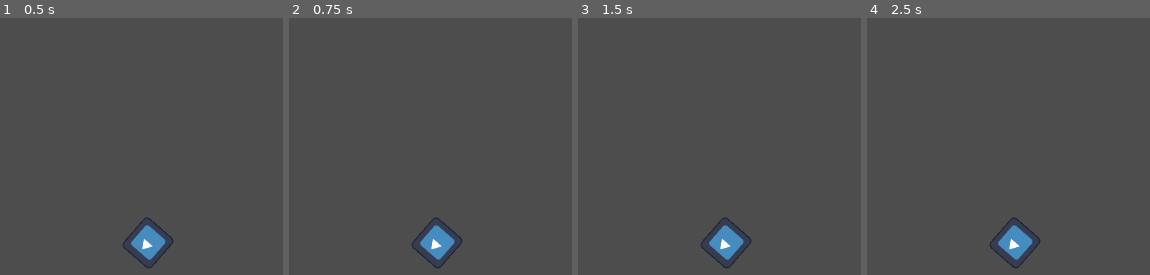
Above: before the commit, frames 1-4 (left to right).
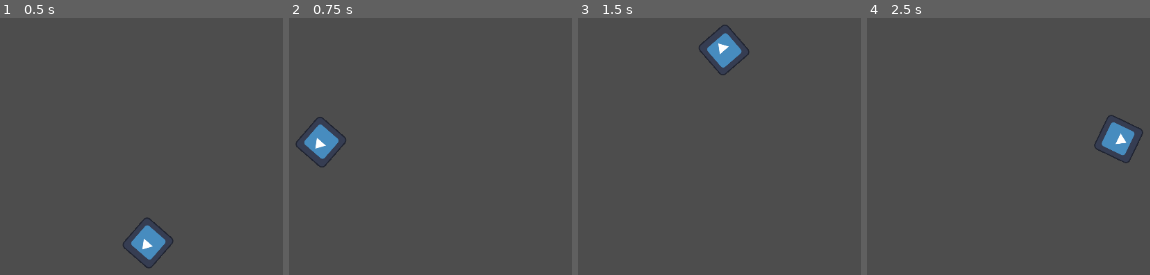
Above: after the commit, the same moments.

Repository: taylorbrook/polyrhythmia
Game: Godot game, scene res://levels/tutorial.tscn
Same seed, same stepped clock (60 frames per second), same inputs: the game is played once before the commit and once after it. The engine's default icon, where the game draws it, is replaced by a stand-in: a white triangle on a blue panel in a dark square.
Inputs:
- Up to frame 1 (0.5 s): no input
- Up to frame 2 (0.75 s): tap Enter at 0.5 s; tap D (button1) at 0.6 s
- Up to frame 3 (1.5 s): tap Space at 1.25 s; tap D (button1) at 1.35 s
- Up to frame 4 (2.5 s): tap Enter at 2 s; tap J (button2) at 2.1 s; tap D (button1) at 2.3 s

Frame 1 is identical in both runs. In frame 2, 2.6% of the frame differs, in the area x 2-62%, y 38-98%; in frame 3, 2.6%; in frame 4, 2.6%.
Error before the commit: Parse Error: Expected indented block after function declaration. (res://scripts/right_patch_follow.gd:10)

Commit message:
added my example and added code for your path follow.

Diff:
--- /dev/null
+++ b/rhythms/four.tscn
@@ -0,0 +1,204 @@
+[gd_scene load_steps=7 format=3 uid="uid://clwuud8tkwo1y"]
+
+[ext_resource type="Script" path="res://scripts/Rhythm.gd" id="1_egyi7"]
+[ext_resource type="AudioStream" uid="uid://bfidgyt6htg7r" path="res://audio/temp/polyrhythm_game_note1.wav" id="2_mral2"]
+
+[sub_resource type="StyleBoxFlat" id="StyleBoxFlat_bpejc"]
+border_width_left = 5
+border_width_top = 5
+border_width_right = 5
+border_width_bottom = 5
+corner_radius_top_left = 100
+corner_radius_top_right = 100
+corner_radius_bottom_right = 100
+corner_radius_bottom_left = 100
+
+[sub_resource type="StyleBoxFlat" id="StyleBoxFlat_r3lrl"]
+border_width_left = 1
+border_width_top = 1
+border_width_right = 1
+border_width_bottom = 1
+border_color = Color(0, 0, 0, 1)
+
+[sub_resource type="StyleBoxFlat" id="StyleBoxFlat_k182n"]
+bg_color = Color(0, 0, 0, 1)
+corner_radius_top_left = 50
+corner_radius_top_right = 50
+corner_radius_bottom_right = 50
+corner_radius_bottom_left = 50
+
+[sub_resource type="StyleBoxFlat" id="StyleBoxFlat_qf124"]
+bg_color = Color(0, 0, 0, 0.478431)
+border_width_left = 3
+border_width_top = 3
+border_width_right = 3
+border_width_bottom = 3
+border_color = Color(0, 0, 0, 1)
+
+[node name="Control" type="Control"]
+layout_mode = 3
+anchors_preset = 15
+anchor_right = 1.0
+anchor_bottom = 1.0
+grow_horizontal = 2
+grow_vertical = 2
+script = ExtResource("1_egyi7")
+
+[node name="RhythmCircle" type="Panel" parent="."]
+layout_mode = 1
+anchors_preset = 8
+anchor_left = 0.5
+anchor_top = 0.5
+anchor_right = 0.5
+anchor_bottom = 0.5
+offset_left = -95.0
+offset_top = -95.0
+offset_right = 95.0
+offset_bottom = 95.0
+grow_horizontal = 2
+grow_vertical = 2
+pivot_offset = Vector2(95, 95)
+theme_override_styles/panel = SubResource("StyleBoxFlat_bpejc")
+
+[node name="Polymark1" type="Panel" parent="RhythmCircle"]
+layout_mode = 1
+anchors_preset = 5
+anchor_left = 0.5
+anchor_right = 0.5
+offset_left = -25.0
+offset_top = -24.0
+offset_right = 25.0
+offset_bottom = 26.0
+grow_horizontal = 2
+pivot_offset = Vector2(25, 25)
+theme_override_styles/panel = SubResource("StyleBoxFlat_r3lrl")
+
+[node name="Polymark2" type="Panel" parent="RhythmCircle"]
+layout_mode = 1
+anchors_preset = 6
+anchor_left = 1.0
+anchor_top = 0.5
+anchor_right = 1.0
+anchor_bottom = 0.5
+offset_left = -26.0
+offset_top = -25.0
+offset_right = 24.0
+offset_bottom = 25.0
+grow_horizontal = 0
+grow_vertical = 2
+pivot_offset = Vector2(25, 25)
+theme_override_styles/panel = SubResource("StyleBoxFlat_r3lrl")
+
+[node name="Polymark3" type="Panel" parent="RhythmCircle"]
+layout_mode = 1
+anchors_preset = 4
+anchor_top = 0.5
+anchor_bottom = 0.5
+offset_left = -24.0
+offset_top = -25.0
+offset_right = 26.0
+offset_bottom = 25.0
+grow_vertical = 2
+pivot_offset = Vector2(25, 25)
+theme_override_styles/panel = SubResource("StyleBoxFlat_r3lrl")
+
+[node name="Polymark4" type="Panel" parent="RhythmCircle"]
+layout_mode = 1
+anchors_preset = 7
+anchor_left = 0.5
+anchor_top = 1.0
+anchor_right = 0.5
+anchor_bottom = 1.0
+offset_left = -25.0
+offset_top = -26.0
+offset_right = 25.0
+offset_bottom = 24.0
+grow_horizontal = 2
+grow_vertical = 0
+pivot_offset = Vector2(25, 25)
+theme_override_styles/panel = SubResource("StyleBoxFlat_r3lrl")
+
+[node name="Label" type="Label" parent="."]
+layout_mode = 1
+anchors_preset = 8
+anchor_left = 0.5
+anchor_top = 0.5
+anchor_right = 0.5
+anchor_bottom = 0.5
+offset_left = -22.0
+offset_top = -23.5
+offset_right = 22.0
+offset_bottom = 23.5
+grow_horizontal = 2
+grow_vertical = 2
+theme_override_font_sizes/font_size = 31
+theme_override_styles/normal = SubResource("StyleBoxFlat_k182n")
+text = "4"
+horizontal_alignment = 1
+
+[node name="HSlider" type="HSlider" parent="."]
+layout_mode = 1
+anchors_preset = 8
+anchor_left = 0.5
+anchor_top = 0.5
+anchor_right = 0.5
+anchor_bottom = 0.5
+offset_left = -211.0
+offset_top = 221.0
+offset_right = 211.0
+offset_bottom = 237.0
+grow_horizontal = 2
+grow_vertical = 2
+min_value = 60.0
+max_value = 120.0
+value = 60.0
+
+[node name="Label" type="Label" parent="HSlider"]
+layout_mode = 1
+anchors_preset = 8
+anchor_left = 0.5
+anchor_top = 0.5
+anchor_right = 0.5
+anchor_bottom = 0.5
+offset_left = -20.0
+offset_top = -35.5
+offset_right = 20.0
+offset_bottom = -12.5
+grow_horizontal = 2
+grow_vertical = 2
+text = "60 BPM"
+
+[node name="AudioStreamPlayer" type="AudioStreamPlayer" parent="."]
+stream = ExtResource("2_mral2")
+
+[node name="TimeNote" type="Label" parent="."]
+layout_mode = 1
+anchors_preset = 8
+anchor_left = 0.5
+anchor_top = 0.5
+anchor_right = 0.5
+anchor_bottom = 0.5
+offset_left = -20.0
+offset_top = -195.5
+offset_right = 20.0
+offset_bottom = -172.5
+grow_horizontal = 2
+grow_vertical = 2
+theme_override_font_sizes/font_size = 51
+
+[node name="Perfect" type="Panel" parent="."]
+layout_mode = 1
+anchors_preset = 7
+anchor_left = 0.5
+anchor_top = 1.0
+anchor_right = 0.5
+anchor_bottom = 1.0
+offset_left = -25.0
+offset_top = -255.0
+offset_right = 25.0
+offset_bottom = -205.0
+grow_horizontal = 2
+grow_vertical = 0
+theme_override_styles/panel = SubResource("StyleBoxFlat_qf124")
+
+[connection signal="value_changed" from="HSlider" to="." method="_on_h_slider_value_changed"]
--- /dev/null
+++ b/scripts/Rhythm.gd
@@ -0,0 +1,33 @@
+extends Control
+
+@export var beats = 4
+@onready var time = 0.0
+@export var bpm = 60
+@onready var bps = bpm/60.0
+@onready var beat_steps = (360.0/beats * bps)
+@onready var circle = $RhythmCircle
+# Called when the node enters the scene tree for the first time.
+func _ready():
+	pass # Replace with function body.
+
+func _process(delta):
+	circle.rotation_degrees+=beat_steps * delta
+	for c in circle.get_children():
+		c.rotation_degrees=-circle.rotation_degrees
+	var note = "Too slow."
+	time += delta
+	if Input.is_action_just_pressed("button1"):
+		var perfect = int(360/beats) #the perfect position of a beat marker
+		var timing = perfect - (int(circle.rotation_degrees) % perfect) #the offset of the position
+		if timing <= 9:
+			note = "Perfect!"
+		elif timing < 17:
+			note = "Good!"
+		$AudioStreamPlayer.play()
+		$TimeNote.text=note
+
+func _on_h_slider_value_changed(value):
+	$HSlider/Label.text=str(value)+" BPM"
+	bpm = $HSlider.value
+	bps = bpm/60.0
+	beat_steps = (360.0/beats * bps)
--- a/scripts/right_patch_follow.gd
+++ b/scripts/right_patch_follow.gd
@@ -6,5 +6,9 @@
 	pass # Replace with function body.
 
 
+var step = 0
 # Called every frame. 'delta' is the elapsed time since the previous frame.
 func _process(delta):
+	if Input.is_action_just_pressed("button1"):
+		step+=1
+		progress_ratio=(step%4)/4.0
